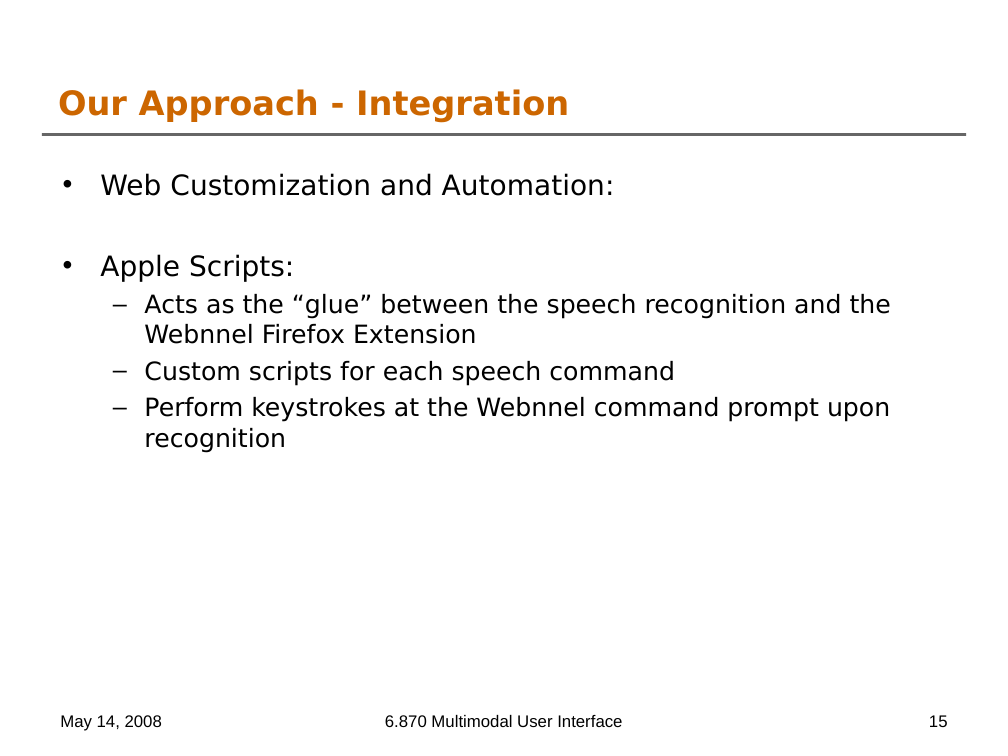
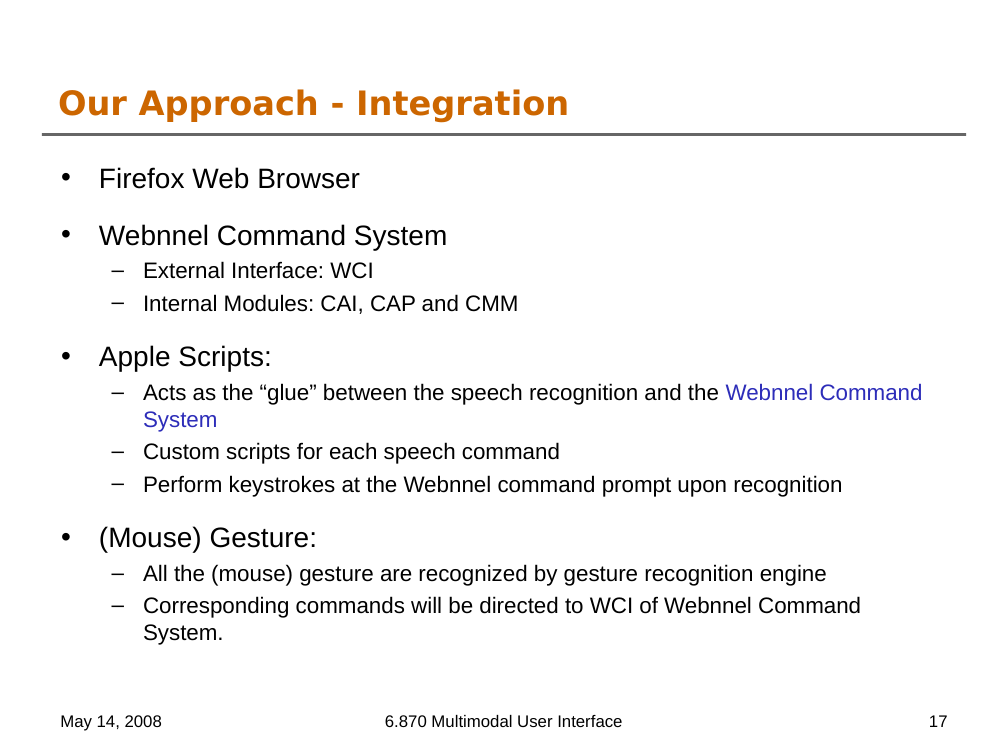
Before and after one commit to oshanis/webnnel, a slide deck: slide 17 of docs/6.870 Final Project Presentation.ppt (slide 15 before the commit). Drawn at 1008x756 pixels with LibreOffice and Linux fonts; fonts in the diff are those of the drawing; background and template pictures are left out. Boxes give left, top, right and bottom in pixels: in the first picture for what was removed or moved away, otherwise in the second. Text is boxed around its words. In the diff, an @@ line names an element or a change of style, - is before the commit and + after.

```diff
--- a/docs/6.870 Final Project Presentation.ppt
+++ b/docs/6.870 Final Project Presentation.ppt
@@ text at (99, 167, 518, 314): text changed; size 20 to 16 pt; font DejaVu Sans to Arial @@
-• Web Customization and Automation:
+• Firefox Web Browser
+• Webnnel Command System
+  – External Interface: WCI
+  – Internal Modules: CAI, CAP and CMM
@@ text at (99, 345, 842, 497): font DejaVu Sans to Arial in "Apple Scripts:", "Custom scripts for each speech command", "Perform keystrokes at the Webnnel command prompt ..."; size 18 to 16 pt in "Custom scripts for each speech command", "Perform keystrokes at the Webnnel command prompt ..." @@
@@ text at (143, 383, 923, 432): text changed; size 18 to 16 pt; font DejaVu Sans to Arial @@
-  – Acts as the “glue” between the speech recognition and the Webnnel Firefox Extension
+  – Acts as the “glue” between the speech recognition and the Webnnel Command System
@@ text at (99, 526, 861, 645): paragraphs added @@
+• (Mouse) Gesture:
+  – All the (mouse) gesture are recognized by gesture recognition engine
+  – Corresponding commands will be directed to WCI of Webnnel Command System.
@@ page number at (929, 715, 948, 727): text changed @@
-15
+17
```
Also in this commit, not shown: 10 other slides changed, 4 slides added.
